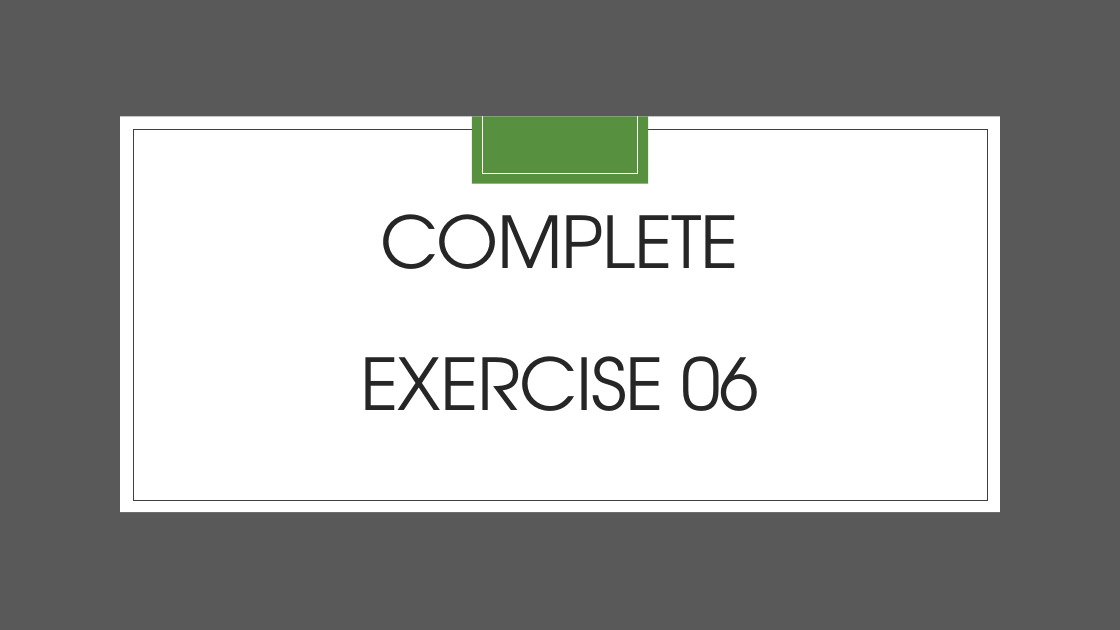
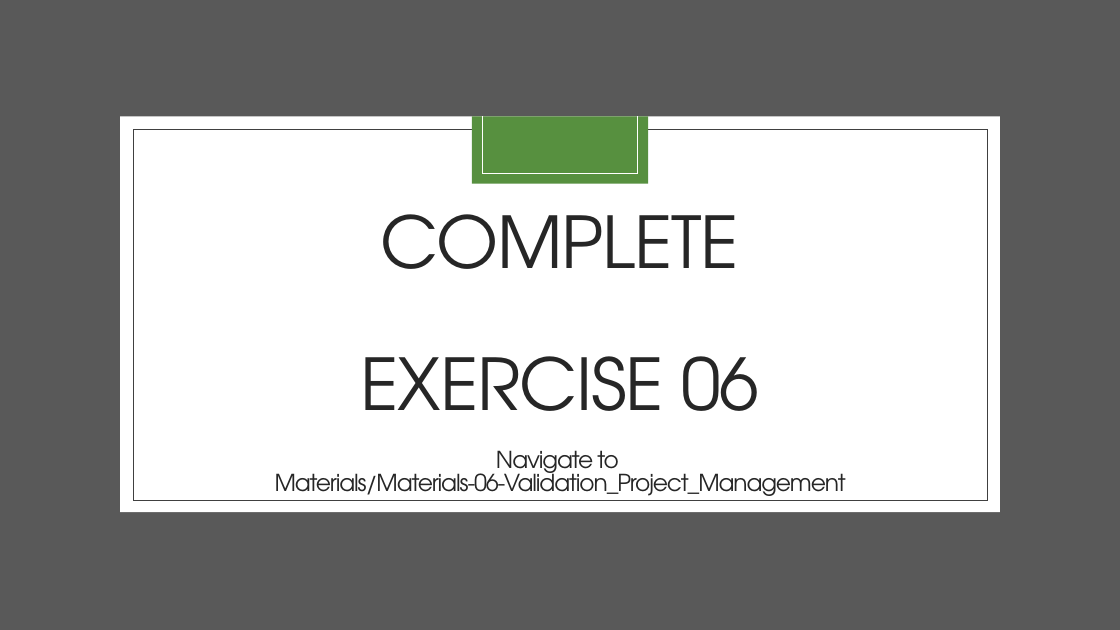
Before and after one commit to FredHutch/R_Package_Validation_Tutorial, a slide deck: slide 24 of Slides/Slides-06-Managing_Validation_Projects/Slides-06-Managing_Validation_Projects.pptx. Drawn at 1120x630 pixels with LibreOffice and Linux fonts; fonts in the diff are those of the drawing. Boxes give left, top, right and bottom in pixels: in the first picture for what was removed or moved away, otherwise in the second. Text is boxed around its words. In the diff, an @@ line names an element or a change of style, - is before the commit and + after.

```diff
--- a/Slides/Slides-06-Managing_Validation_Projects/Slides-06-Managing_Validation_Projects.pptx
+++ b/Slides/Slides-06-Managing_Validation_Projects/Slides-06-Managing_Validation_Projects.pptx
@@ text added at [275,450,846,501], 20 pt, text #262626 @@
+Navigate to
+Materials/Materials-06-Validation_Project_Management
```
Also in this commit, not shown: 33 other files.
